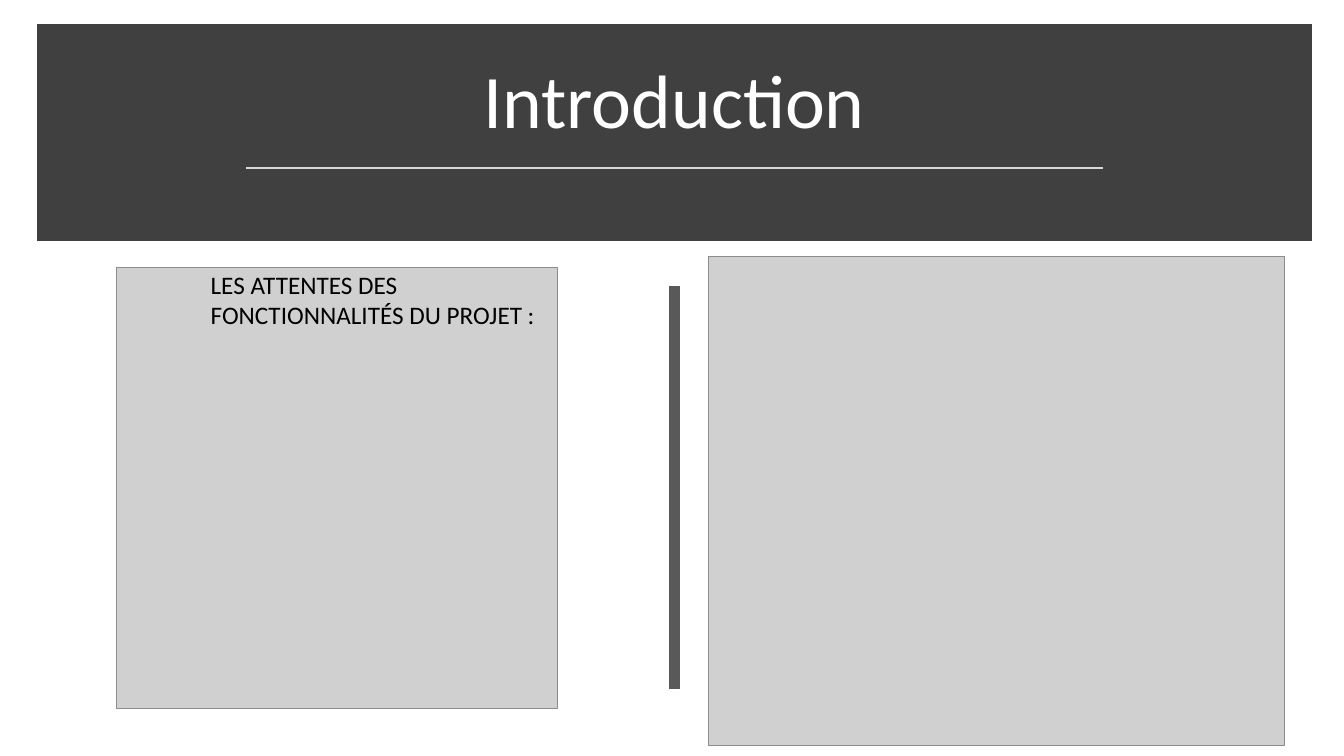
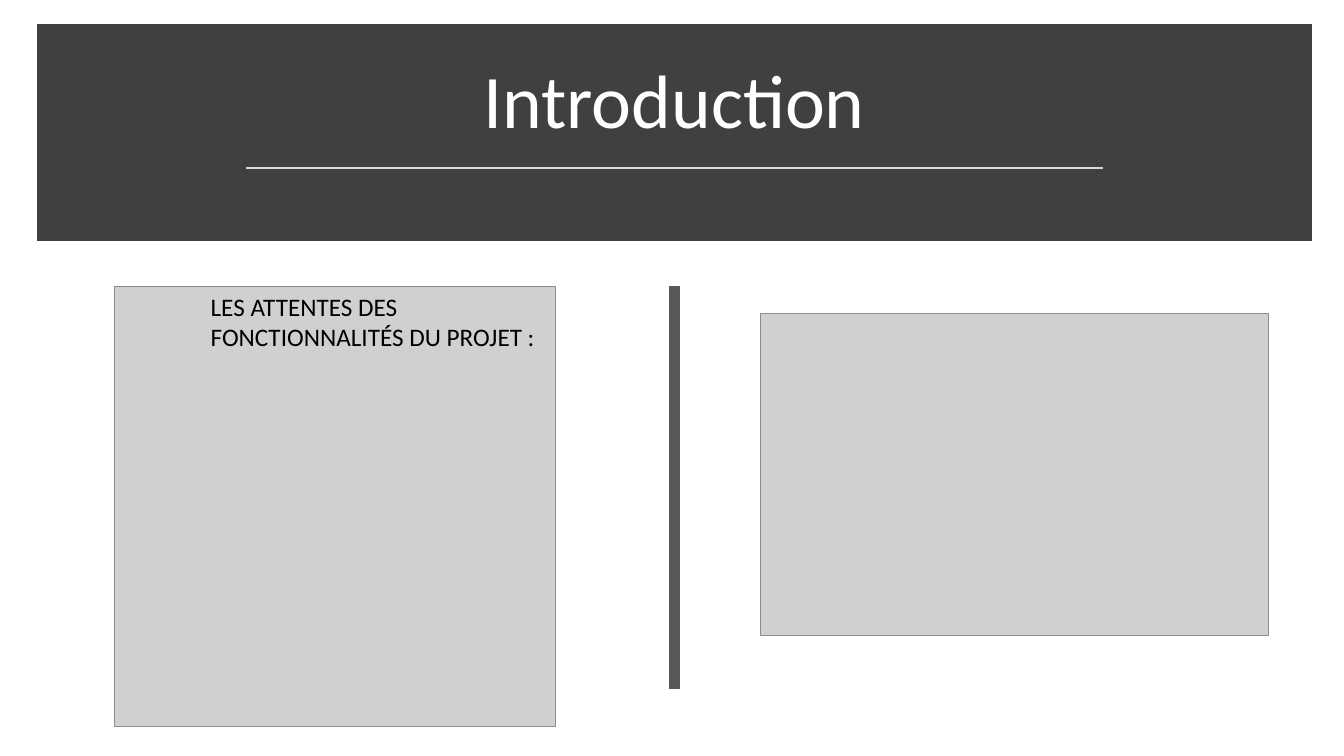
Before and after one commit to FlowNight/Techs_WEB, a slide deck: slide 4 of folder/Support_T_W.pptx. Drawn at 1344x756 pixels with LibreOffice and Linux fonts; fonts in the diff are those of the drawing; grey boxes stand for pictures. Boxes give left, top, right and bottom in pixels: in the first picture for what was removed or moved away, otherwise in the second. Text is boxed around its words. In the diff, an @@ line names an element or a change of style, - is before the commit and + after.

```diff
--- a/folder/Support_T_W.pptx
+++ b/folder/Support_T_W.pptx
@@ picture: place and size @@
-picture at <box>117,267,558,708</box>
+picture at <box>115,286,556,727</box>
@@ text "LES ATTENTES DES FONCTIONNALITÉS DU ...": place and size @@
-text "LES ATTENTES DES FONCTIONNALITÉS DU ..." at <box>211,277,522,324</box>
+text "LES ATTENTES DES FONCTIONNALITÉS DU ..." at <box>211,299,522,346</box>
@@ picture: place and size @@
-picture at <box>709,257,1285,745</box>
+picture at <box>760,314,1268,635</box>
```
Also in this commit, not shown: 9 other slides changed, 4 slides added, 3 slides removed, 5 other files.
